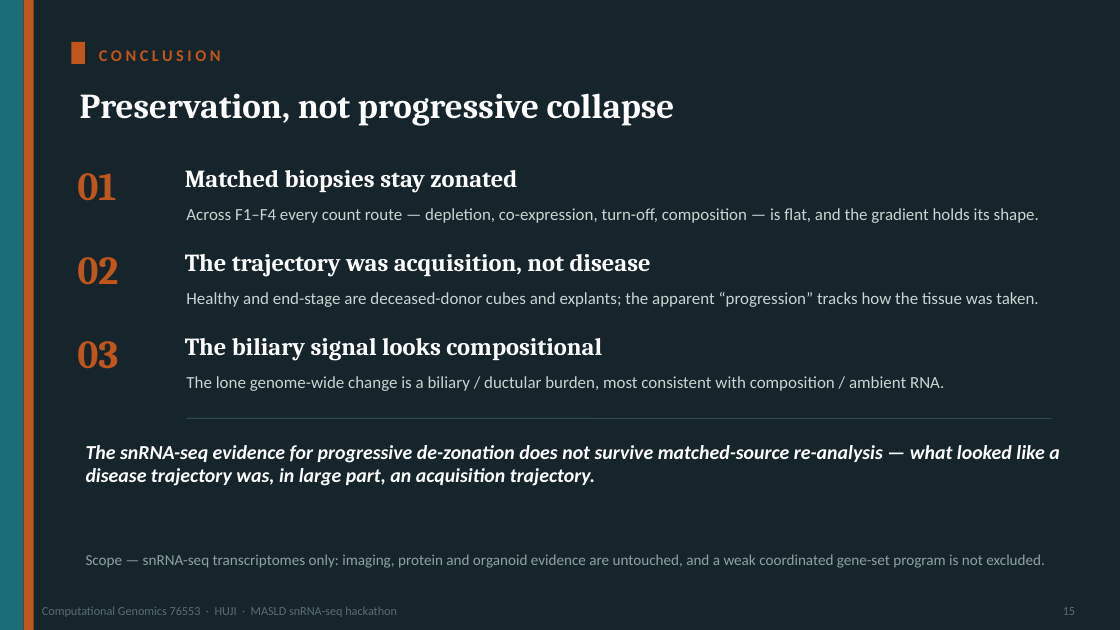
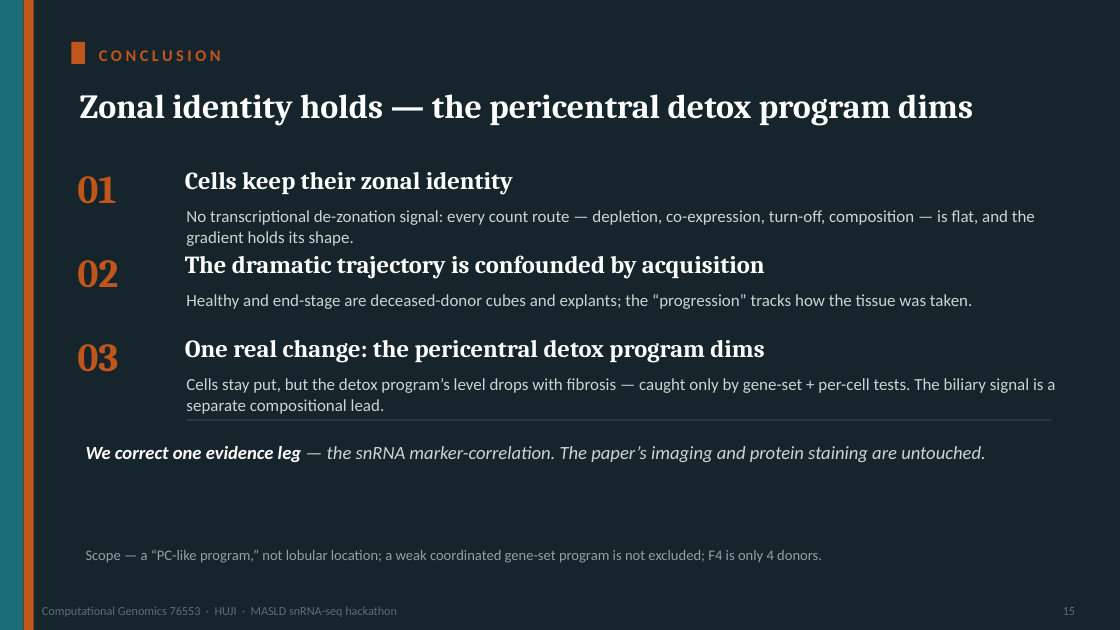
Before and after one commit to roeetekoah/liver-zonation, a slide deck: slide 15 of presentation/MASLD_zonation.pptx. Drawn at 1120x630 pixels with LibreOffice and Linux fonts; fonts in the diff are those of the drawing. Boxes give left, top, right and bottom in pixels: in the first picture for what was removed or moved away, otherwise in the second. Text is boxed around its words. In the diff, an @@ line names an element or a change of style, - is before the commit and + after.

```diff
--- a/presentation/MASLD_zonation.pptx
+++ b/presentation/MASLD_zonation.pptx
@@ text at <box>80,94,973,126</box>: text changed; size 30 to 29 pt @@
-Preservation, not progressive collapse
+Zonal identity holds — the pericentral detox program dims
@@ text at <box>185,172,513,195</box>: text changed @@
-Matched biopsies stay zonated
+Cells keep their zonal identity
@@ text at <box>186,210,1035,246</box>: text changed @@
-Across F1–F4 every count route — depletion, co-expression, turn-off, composition — is flat, and the gradient holds its shape.
+No transcriptional de-zonation signal: every count route — depletion, co-expression, turn-off, composition — is flat, and the gradient holds its shape.
@@ text at <box>185,255,765,279</box>: text changed @@
-The trajectory was acquisition, not disease
+The dramatic trajectory is confounded by acquisition
@@ text at <box>186,294,972,309</box>: text changed @@
-Healthy and end-stage are deceased-donor cubes and explants; the apparent “progression” tracks how the tissue was taken.
+Healthy and end-stage are deceased-donor cubes and explants; the “progression” tracks how the tissue was taken.
@@ text at <box>185,340,764,363</box>: text changed @@
-The biliary signal looks compositional
+One real change: the pericentral detox program dims
@@ text at <box>186,378,1055,414</box>: text changed @@
-The lone genome-wide change is a biliary / ductular burden, most consistent with composition / ambient RNA.
+Cells stay put, but the detox program’s level drops with fibrosis — caught only by gene-set + per-cell tests. The biliary signal is a separate compositional lead.
@@ text at <box>86,446,986,462</box>: text changed; size 17 to 16 pt; text colour #FFFFFF to #C9D6D3; bold off @@
-The snRNA-seq evidence for progressive de-zonation does not survive matched-source re-analysis — what looked like a disease trajectory was, in large part, an acquisition trajectory.
+We correct one evidence leg — the snRNA marker-correlation. The paper’s imaging and protein staining are untouched.
@@ text at <box>86,550,822,563</box>: text changed; size 13 to 12.5 pt @@
-Scope — snRNA-seq transcriptomes only: imaging, protein and organoid evidence are untouched, and a weak coordinated gene-set program is not excluded.
+Scope — a “PC-like program,” not lobular location; a weak coordinated gene-set program is not excluded; F4 is only 4 donors.
```
Also in this commit, not shown: 17 other slides changed, 6 slides added, 4 slides removed, 21 other files.
